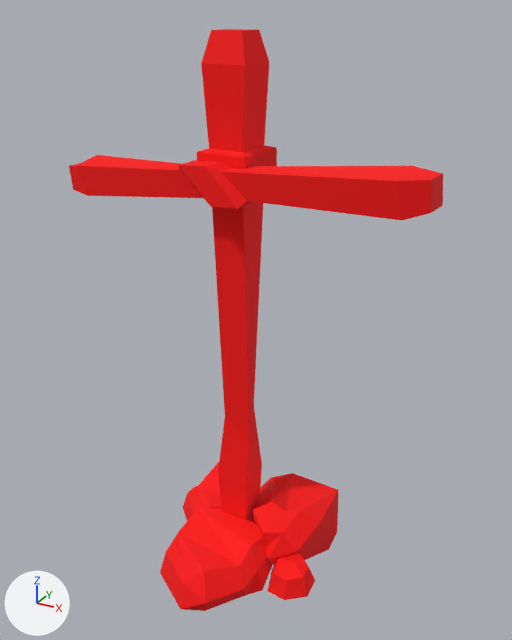
Before and after pictures for a commit that changed the glTF model assets/synty/synty-prop-grave-03.gltf.
Rendered twice from a 50 mm lens placed at (0.631, -1.086, 1.103), pointed at (0.027, 0.013, 0.553). The lights are fixed; the arrows at lower left show +X, +Y and +Z. The first picture is the older version. Vertices at exactly the same position are counted once.

Names of what the first picture shows: 'SM_Prop_Grave_03'.
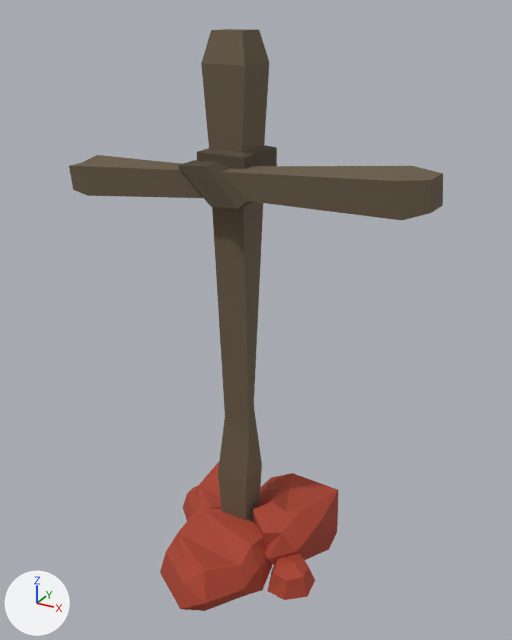
Boxes [x1, y1, x2, y2] around the edits, measured in the pictures (512 x 640 px):
'SM_Prop_Grave_03', surface changed, recoloured
    both: [69, 29, 443, 611]

What changed in the scene script:
```text
Add img_image_0:
    img_image_0 = load_image('Image_0', '_unpacked/Image_0', 512, 512, 'sRGB')
Change mat_lambert2:
    add n3 = _N.new('ShaderNodeMix'); n3.name = 'Mix'
    add n3.data_type = 'RGBA'
    add n3.blend_type = 'MULTIPLY'
    add n3.inputs[0].default_value = 1.0  # 'Factor'
    add n4 = _N.new('ShaderNodeTexImage'); n4.name = 'Image Texture'
    add n4.image = img_image_0
    where n2 = _N.new('ShaderNodeVertexColor'); n2.name = 'Color Attribute'
    where n0 = _N.new('ShaderNodeBsdfPrincipled'); n0.name = 'Principled BSDF'
    remove _L.new(n2.outputs[0], n0.inputs[0])  # 'Color' to 'Base Color'
    add _L.new(n3.outputs[2], n0.inputs[0])  # 'Result' to 'Base Color'
    add _L.new(n2.outputs[0], n3.inputs[7])  # 'Color' to 'B'
    add _L.new(n4.outputs[0], n3.inputs[6])  # 'Color' to 'A'
Change me_sm_prop_grave_03:
    where me_sm_prop_grave_03.from_pydata(...)  # 160 vertices, 292 faces; spans x -0.374..0.375, y -0.218..0.196, z -0.002..1.07
    used by ob_sm_prop_grave_03; location = (0.0, 0.0, 0.0)
    me_sm_prop_grave_03 part 1: 292 faces centred in x -0.371..0.371, y -0.21..0.181, z -0.002..1.07 are repainted in the vertex colours; the middle colour goes from red #ff0000 to white #ffffff
```
